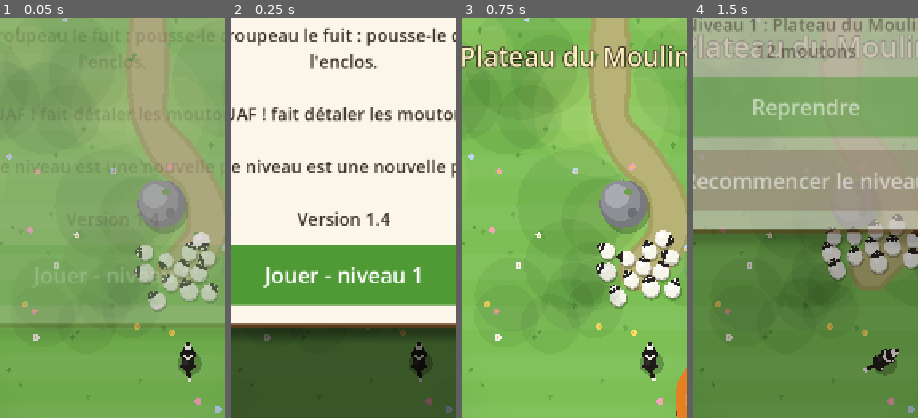
Above: before the commit, frames 1-4 (left to right).
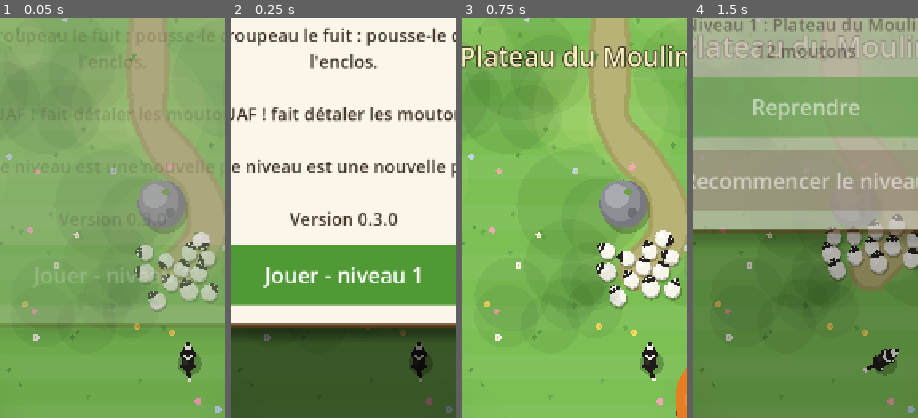
Above: after the commit, the same moments.

Repository: HaelyosStudio/chien-berger
Game: Godot game, scene res://main.tscn
Same seed, same stepped clock (60 frames per second), same inputs: the game is played once before the commit and once after it.
Inputs (mouse positions are % of the whole screen's width and height, from its top left):
- Up to frame 1 (0.05 s): no input
- Up to frame 2 (0.25 s): no input
- Up to frame 3 (0.75 s): click "Jouer - niveau 1" at 0.5 s
- Up to frame 4 (1.5 s): tap Enter at 1.25 s; move the mouse to (72, 45) at 1.27 s; hold Right (ui_right) from 1.28 s (still down); tap P at 1.35 s; click (72, 45) at 1.42 s
The pictures show only the part of the screen within x 25-75%, y 42-92%; the shares and areas given below are measured in that part.

The runs differ from the first frame. In frame 2, 1.0% of the frame differs, in the area x 26-75%, y 48-52%; in frame 3, nothing differs; in frame 4, nothing differs.

Commit message:
Version 0.3.0 : Version 0.3.0 : niveaux procéduraux, mise à jour automatique.

Diff:
--- a/project.godot
+++ b/project.godot
@@ -6,7 +6,7 @@
 
 config/name="Chien Berger"
 config/description="Guide les moutons dans leur enclos avec ton chien berger (jeu physique pour téléphone)."
-config/version="1.4"
+config/version="0.3.0"
 config/build=6
 config/maj_manifeste="https://github.com/HaelyosStudio/chien-berger/releases/latest/download/manifest.json"
 run/main_scene="res://main.tscn"
Not shown, changed: export_presets.cfg
Not shown, changed: publier.ps1
